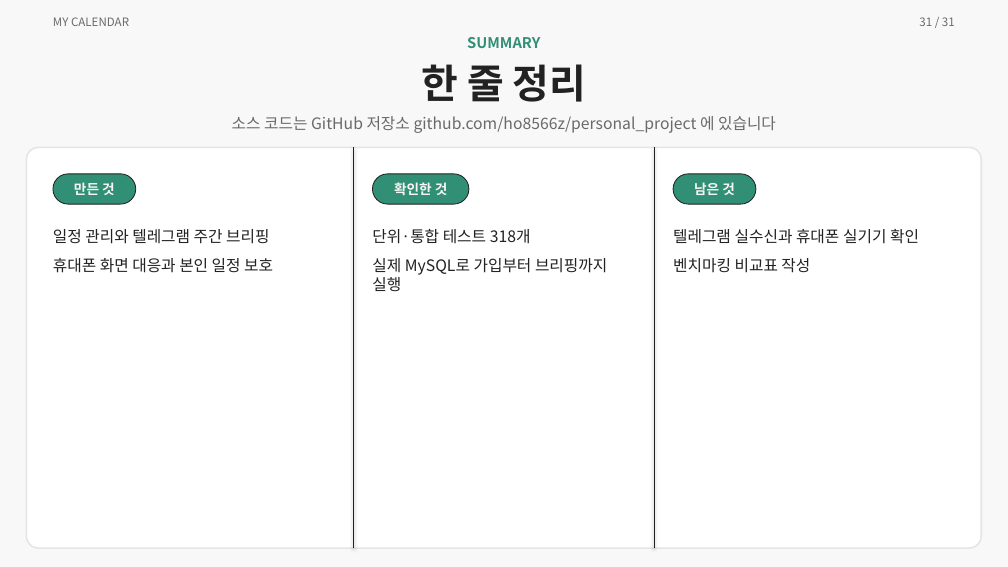
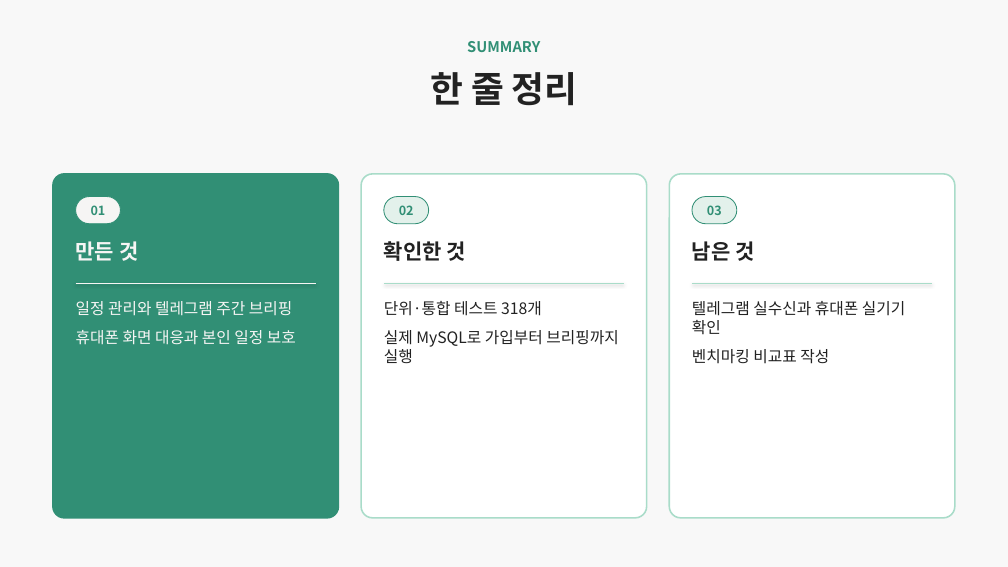
Before and after one commit to ho8566z/calendar-bot_word, a slide deck: slide 29 of ppt/개인 프로젝트.pptx (slide 31 before the commit). Drawn at 1008x567 pixels with LibreOffice and Linux fonts; fonts in the diff are those of the drawing. Boxes give left, top, right and bottom in pixels: in the first picture for what was removed or moved away, otherwise in the second. Text is boxed around its words. In the diff, an @@ line names an element or a change of style, - is before the commit and + after.

```diff
--- a/ppt/개인 프로젝트.pptx
+++ b/ppt/개인 프로젝트.pptx
@@ text removed at box(53, 17, 129, 26) @@
-MY CALENDAR
@@ text removed at box(919, 17, 955, 26) @@
-31 / 31
@@ text "SUMMARY": place and size @@
-text "SUMMARY" at box(467, 37, 540, 48)
+text "SUMMARY" at box(467, 41, 540, 52)
@@ text "한 줄 정리": place and size @@
-text "한 줄 정리" at box(421, 64, 586, 102)
+text "한 줄 정리" at box(430, 72, 578, 106)
@@ text "한 줄 정리" at box(430, 72, 578, 106): size 38 to 34 pt @@
@@ text removed at box(232, 116, 776, 133) @@
-소스 코드는 GitHub 저장소 github.com/ho8566z/personal_project 에 있습니다
@@ line removed from (354, 147) to (354, 548) @@
@@ line removed from (654, 147) to (654, 548) @@
@@ rounded rectangle added at box(53, 174, 339, 518), fill #318F75, outline #318F75 1.5 pt @@
@@ rounded rectangle: place and size @@
-rounded rectangle at box(26, 147, 982, 548)
+rounded rectangle at box(361, 174, 647, 518)
@@ rounded rectangle at box(361, 174, 647, 518): outline #E5E5E5 1.5 pt to #A9DCC9 1.5 pt; proportions changed @@
@@ rounded rectangle added at box(669, 174, 955, 518), fill #FFFFFF, outline #A9DCC9 1.5 pt @@
@@ rounded rectangle added at box(76, 197, 120, 224), fill #F6F5F4, outline #318F75 0.8 pt, 12 pt, text #318F75, bold @@
+01
@@ rounded rectangle added at box(384, 197, 429, 224), fill #E3F1EB, outline #318F75 0.8 pt, 12 pt, text #318F75, bold @@
+02
@@ rounded rectangle added at box(692, 197, 737, 224), fill #E3F1EB, outline #318F75 0.8 pt, 12 pt, text #318F75, bold @@
+03
@@ text "만든 것": place and size @@
-text "만든 것" at box(53, 174, 136, 204)
+text "만든 것" at box(76, 241, 138, 261)
@@ text "만든 것" at box(76, 241, 138, 261): size 13 to 20 pt; alignment centre to left; vertical alignment middle to top; fill #318F75 to none; outline #222222 0.8 pt to none @@
@@ text "확인한 것": place and size @@
-text "확인한 것" at box(373, 174, 470, 204)
+text "확인한 것" at box(384, 241, 466, 261)
@@ text "확인한 것" at box(384, 241, 466, 261): size 13 to 20 pt, text colour #F6F5F4 to #222222; alignment centre to left; vertical alignment middle to top; fill #318F75 to none; outline #222222 0.8 pt to none @@
@@ text "남은 것" at box(692, 241, 754, 261): size 13 to 20 pt, text colour #F6F5F4 to #222222; alignment centre to left; vertical alignment middle to top; fill #318F75 to none; outline #222222 0.8 pt to none @@
@@ text "남은 것": place and size @@
-text "남은 것" at box(673, 174, 756, 204)
+text "남은 것" at box(692, 241, 754, 261)
@@ text "일정 관리와 텔레그램 주간 브리핑": place and size @@
-text "일정 관리와 텔레그램 주간 브리핑" at box(53, 229, 273, 273)
+text "일정 관리와 텔레그램 주간 브리핑" at box(76, 301, 296, 345)
@@ text "일정 관리와 텔레그램 주간 브리핑" at box(76, 301, 296, 345): text colour #222222 to #F6F5F4 @@
@@ line added from (76, 284) to (316, 284), #F6F5F4 0.75 pt @@
@@ text "단위·통합 테스트 318개": place and size @@
-text "단위·통합 테스트 318개" at box(372, 229, 607, 291)
+text "단위·통합 테스트 318개" at box(384, 301, 619, 363)
@@ line added from (384, 284) to (624, 284), #A9DCC9 0.75 pt @@
@@ text "텔레그램 실수신과 휴대폰 실기기 확인" rewrapped from box(673, 229, 919, 273) to box(692, 301, 905, 364) @@
@@ line added from (692, 284) to (932, 284), #A9DCC9 0.75 pt @@
```
Also in this commit, not shown: 26 other slides changed, 2 slides added, 4 slides removed.
